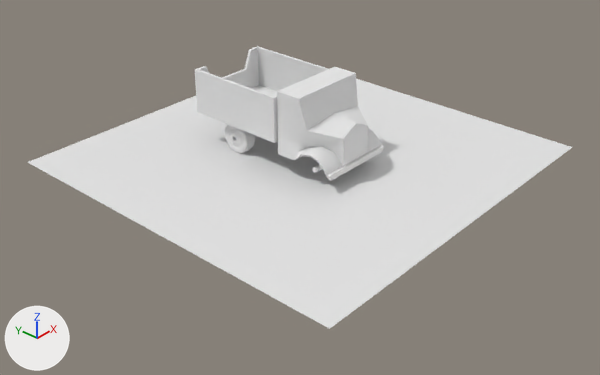
A saved change to the Blender file Game/Truck.blend.
One viewpoint serves both versions: a 50 mm camera at (-65.1, -56.9, 44.3) aimed at (-3.3, -2.2, -2.2). The axes (+X, +Y, +Z) are drawn at lower left. The lights are the same throughout.

The scene before the commit, as lines of its bpy script (objects in view):
```python
me_plane = bpy.data.meshes.new('Plane')
me_plane.from_pydata([(22.5, 22.5, 0.0), (22.5, -22.5, 0.0), (-22.5, -22.5, 0.0), (-22.5, 22.5, 0.0)], [], [(0, 3, 2, 1)])
me_truck = bpy.data.meshes.new('Truck')
me_truck.from_pydata(...)  # 285 vertices, 327 faces, 4 loose edges; spans x -5.2..5.2, y -5.1..14.8, z -5.7..3.1
me_truck.polygons.foreach_set('use_smooth', [True] * 327)
me_truck.materials.append(mat_truck_001)  # its picture is missing
me_wheel = bpy.data.meshes.new('Wheel')
me_wheel.from_pydata(...)  # 360 vertices, 360 faces; spans x -1.93..1.93, y -1.93..1.93, z -0.89..0.7
me_wheel.polygons.foreach_set('use_smooth', [True] * 360)
# faces by material slot: [156, 204]
me_wheel.materials.append(mat_wheel)  # white #e7e7e7
me_wheel.materials.append(mat_wheel_shiny)  # white #e7e7e7
ob_groundplane = bpy.data.objects.new('GroundPlane', me_plane)
ob_groundplane.location = (0.0, 0.0, 0.0)
ob_tr_wheel_002 = bpy.data.objects.new('TR_Wheel.002', me_wheel)
ob_tr_wheel_002.location = (-4.2, 6.42, 1.8)
ob_tr_wheel_002.rotation_euler = (3.142, -1.571, 0.0)  # degrees (180, -90, 0)
ob_truck = bpy.data.objects.new('Truck', me_truck)
ob_truck.location = (-0.68, -3.11, 6.83)
_m = ob_truck.modifiers.new('EdgeSplit', 'EDGE_SPLIT')
_m.use_edge_angle = False
```
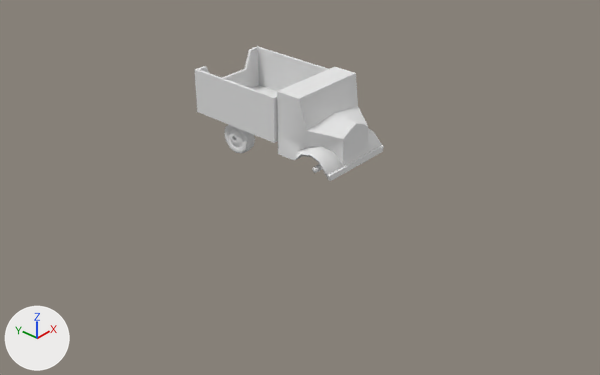
Changed parts and their boxes (x1, y1, x2, y2) in the pictures (600 x 375 px):
```json
{"object": "GroundPlane", "change": "hidden", "before": [28, 79, 572, 329]}
```

Edits to the scene script, one JSON object a line:
```json
{"op": "add", "block": "ob_groundplane", "code": "ob_groundplane.hide_viewport = True"}
```
